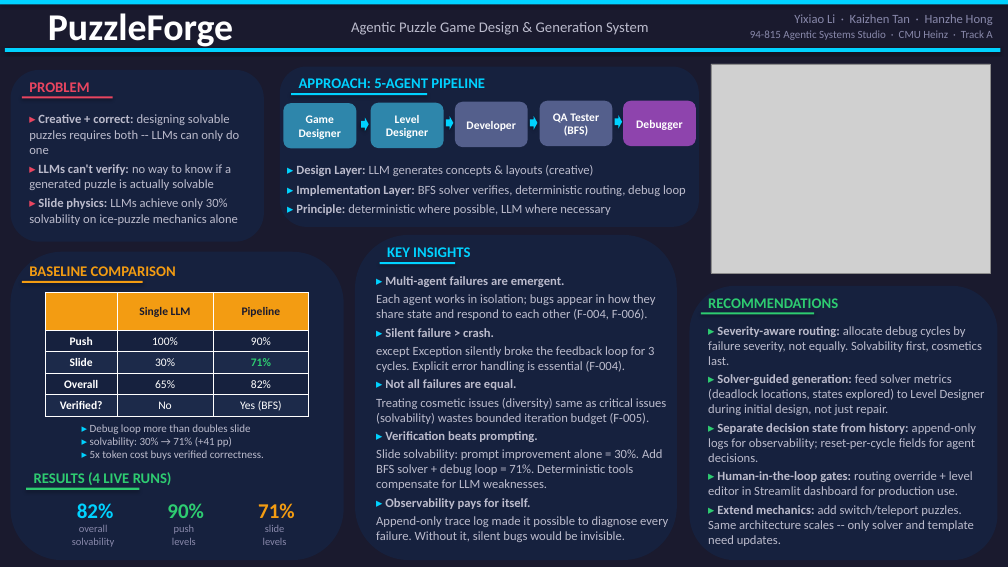
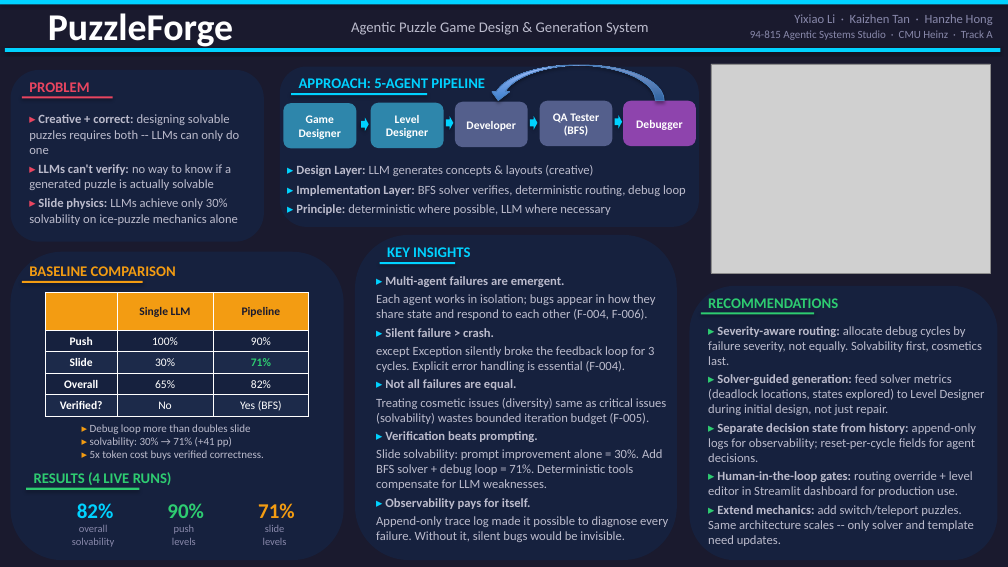
Before and after one commit to yixiaol2/PuzzleForge, a slide deck: slide 1 of docs/PuzzleForge_Executive_Summary.pptx. Drawn at 1008x567 pixels with LibreOffice and Linux fonts; fonts in the diff are those of the drawing; grey boxes stand for pictures. Boxes give left, top, right and bottom in pixels: in the first picture for what was removed or moved away, otherwise in the second. Text is boxed around its words. In the diff, an @@ line names an element or a change of style, - is before the commit and + after.

Commit message:
Update PuzzleForge executive summary

```diff
--- a/docs/PuzzleForge_Executive_Summary.pptx
+++ b/docs/PuzzleForge_Executive_Summary.pptx
@@ curved down arrow added at (x1=489, y1=65, x2=664, y2=101), fill gradient #3F80CE to #A4C4FF, outline #4B7EBC 0.75 pt @@
@@ text "▸ Debug loop more than ..." at (x1=90, y1=424, x2=264, y2=460): text colour #00D2FF to #F39C12 in "▸", "▸", "▸" @@
```
